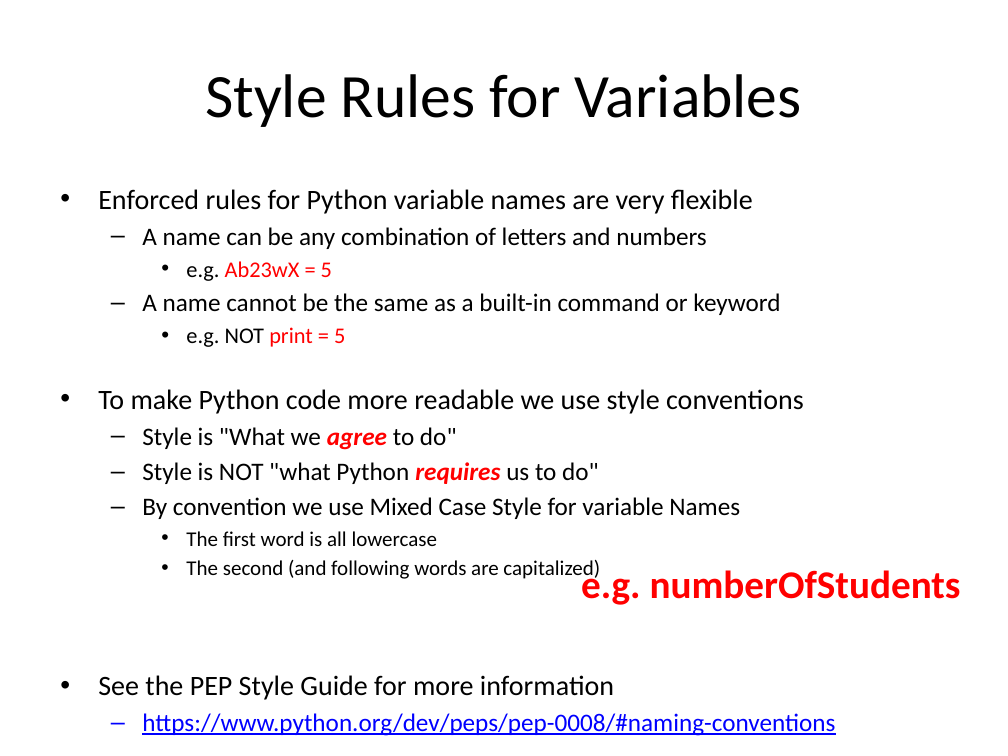
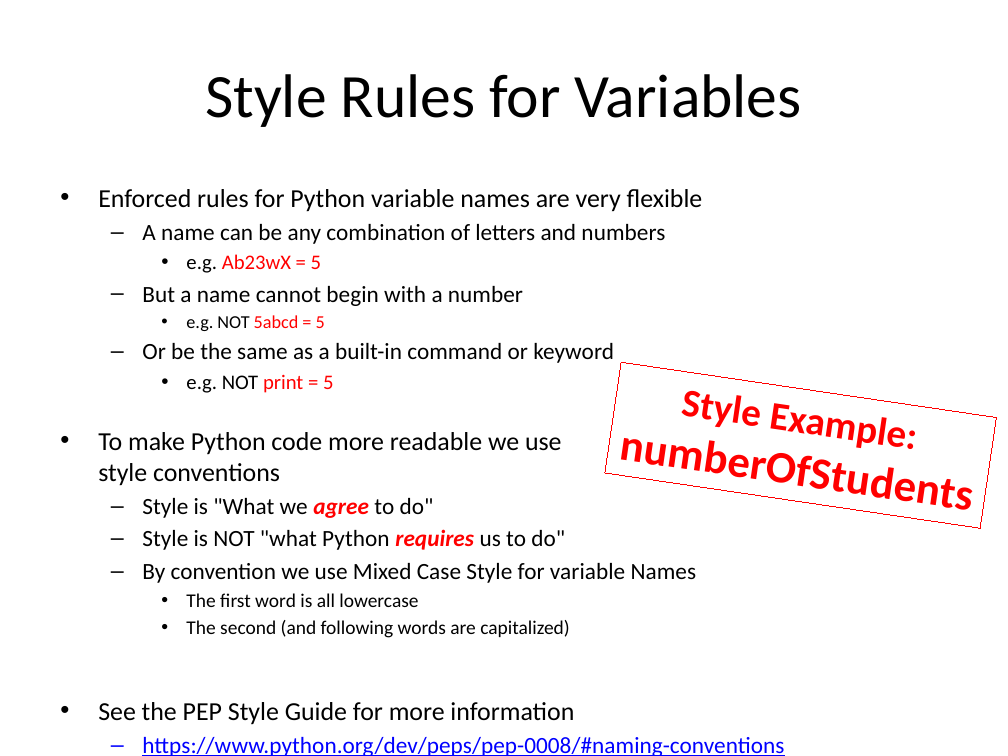
Before and after one commit to Greg5519/ICS2O0, a slide deck: slide 7 of Topic B Programming Introduction/B.2 Lesson - Python Variable Basics.pptx. Drawn at 1008x756 pixels with LibreOffice and Linux fonts; fonts in the diff are those of the drawing. Boxes give left, top, right and bottom in pixels: in the first picture for what was removed or moved away, otherwise in the second. Text is boxed around its words. In the diff, an @@ line names an element or a change of style, - is before the commit and + after.

```diff
--- a/Topic B Programming Introduction/B.2 Lesson - Python Variable Basics.pptx
+++ b/Topic B Programming Introduction/B.2 Lesson - Python Variable Basics.pptx
@@ text at [98,189,703,725]: size 20 to 18.5 pt in "Enforced rules for Python variable names are ...", "To make Python code more readable we ...", "See the PEP Style Guide for more ..."; size 18 to 16.6 pt in "A name can be any combination of ...", "Style is "What we agree to do"", "Style is NOT "what Python requires us ...", "By convention we use Mixed Case Style ..." and 1 more places; size 16 to 14.8 pt in "e.g. Ab23wX = 5", "e.g. NOT print = 5"; size 15 to 13.9 pt in "The first word is all lowercase", "The second (and following words are capitalized)" @@
@@ text at [142,286,614,363]: text changed; size 18 to 16.6 pt @@
-  – A name cannot be the same as a built-in command or keyword
+  – But a name cannot begin with a number
+    • e.g. NOT 5abcd = 5
+  – Or be the same as a built-in command or keyword
@@ rectangle "Style Example: numberOfStudents" at [605,362,996,528]: outline none to #FF0000 0.75 pt; rotation 0 to 8 degrees @@
@@ text in rectangle at [680,391,759,427]: text changed; size 28 to 32 pt @@
-e.g. numberOfStudents
+Style Example:
+numberOfStudents
```
Also in this commit, not shown: 3 other slides changed, 1 slide added, 3 other files.
